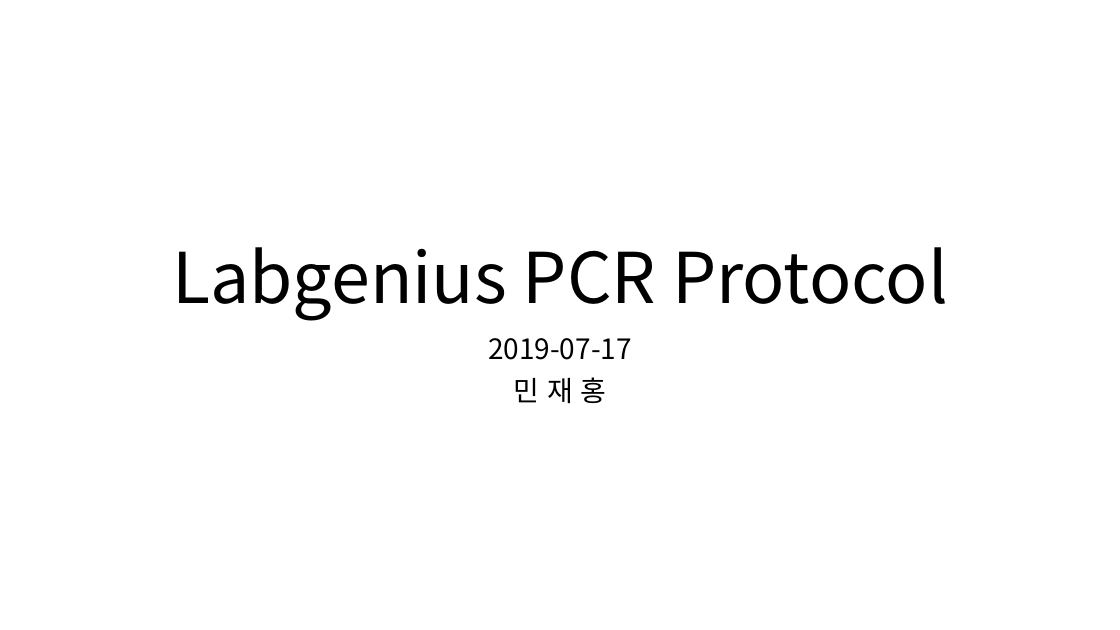
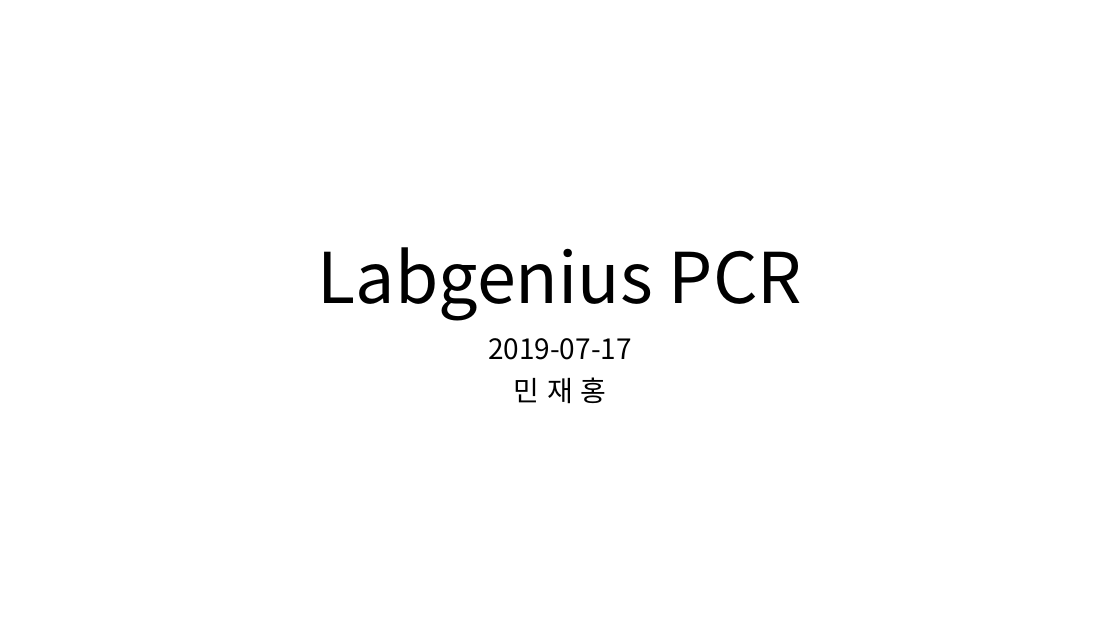
Before and after one commit to bio-it/LabgeniusPCR, a slide deck: slide 1 of 190717_LabgeniusPCR_Protocol.pptx. Drawn at 1120x630 pixels with LibreOffice and Linux fonts; fonts in the diff are those of the drawing. Boxes give left, top, right and bottom in pixels: in the first picture for what was removed or moved away, otherwise in the second. Text is boxed around its words. In the diff, an @@ line names an element or a change of style, - is before the commit and + after.

```diff
--- a/190717_LabgeniusPCR_Protocol.pptx
+++ b/190717_LabgeniusPCR_Protocol.pptx
@@ title at [318,247,802,320]: text changed @@
-Labgenius PCR Protocol
+Labgenius PCR
```
Also in this commit, not shown: 1 other slide changed, 4 other files.
